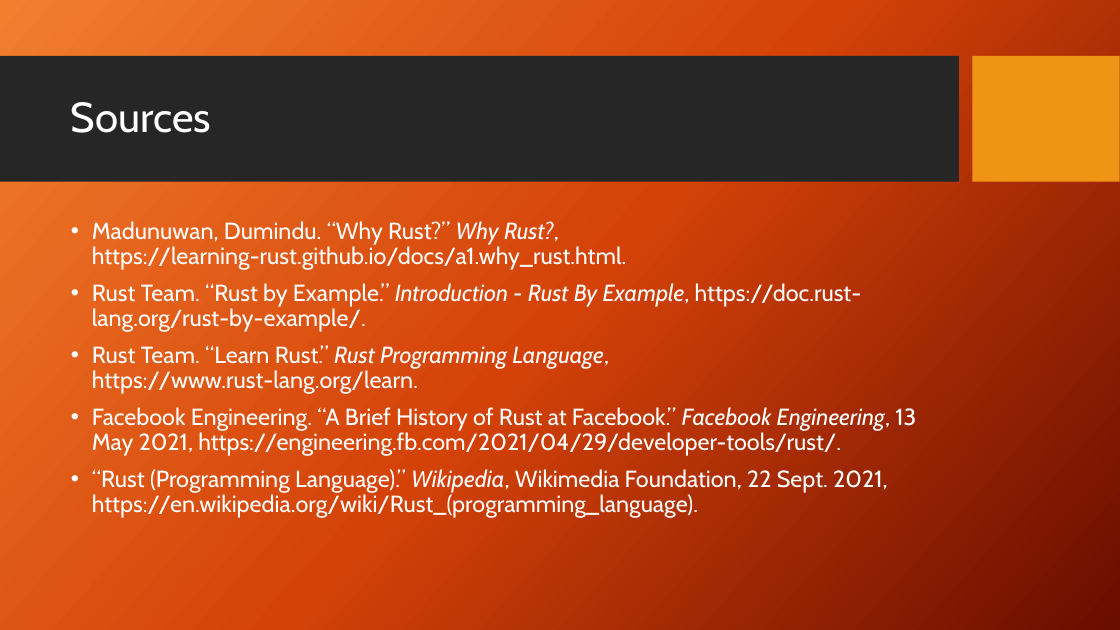
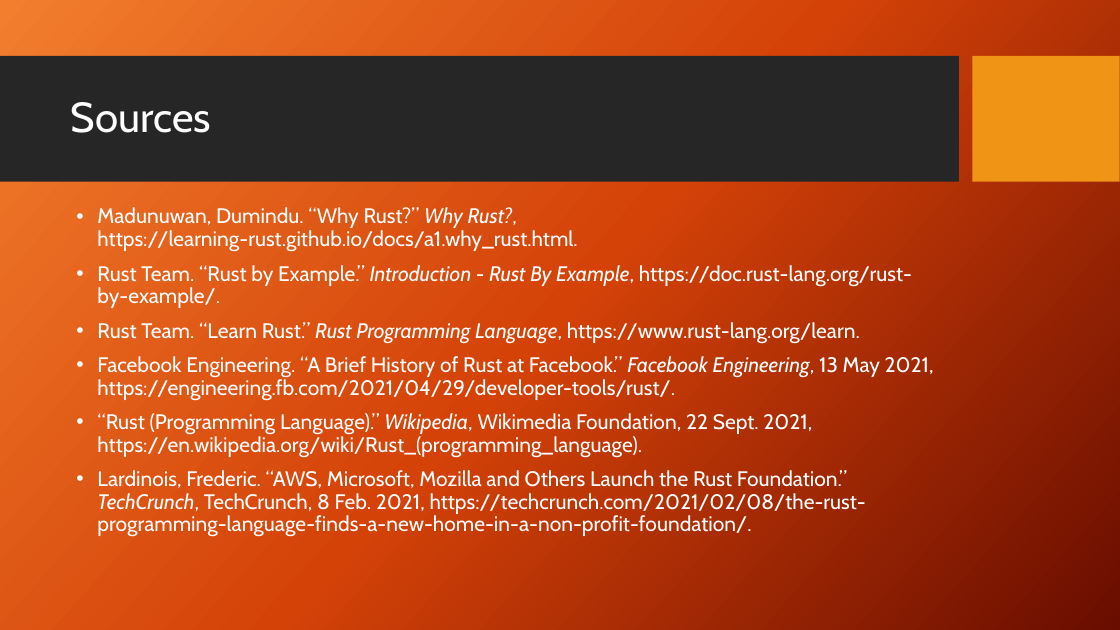
Before and after one commit to DaniloHP/csc372project1, a slide deck: slide 35 of Rust.pptx (slide 34 before the commit). Drawn at 1120x630 pixels with LibreOffice and Linux fonts; fonts in the diff are those of the drawing; background and template pictures are left out. Boxes give left, top, right and bottom in pixels: in the first picture for what was removed or moved away, otherwise in the second. Text is boxed around its words. In the diff, an @@ line names an element or a change of style, - is before the commit and + after.

```diff
--- a/Rust.pptx
+++ b/Rust.pptx
@@ text "Madunuwan, Dumindu. “Why Rust?” Why ...": place and size @@
-text "Madunuwan, Dumindu. “Why Rust?” Why ..." at [92, 221, 916, 518]
+text "Madunuwan, Dumindu. “Why Rust?” Why ..." at [97, 207, 934, 538]
@@ text at [97, 207, 934, 458]: size 20 to 18 pt in "Madunuwan, Dumindu. “Why Rust?” Why Rust?, https://learning- ...", "Rust Team. “Rust by Example.” Introduction - ...", "Rust Team. “Learn Rust.” Rust Programming Language, ...", "Facebook Engineering. “A Brief History of Rust ..." and 1 more places @@
@@ text at [97, 470, 866, 538]: paragraph added @@
+• Lardinois, Frederic. “AWS, Microsoft, Mozilla and Others Launch the Rust Foundation.” TechCrunch, TechCrunch, 8 Feb. 2021, https://techcrunch.com/2021/02/08/the-rust-programming-language-finds-a-new-home-in-a-non-profit-foundation/.
```
Also in this commit, not shown: 8 other slides changed, 1 slide added.
